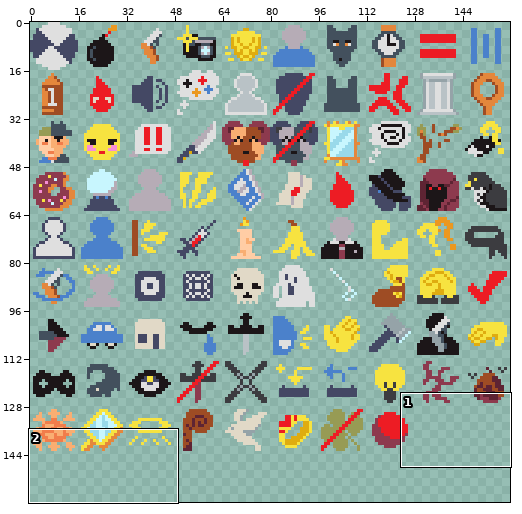
A sprite sheet gets an edit: react_main/public/images/modifiers.png. Above: a wide view before the commit, with the close-up outlined.
Close-up. As it was:
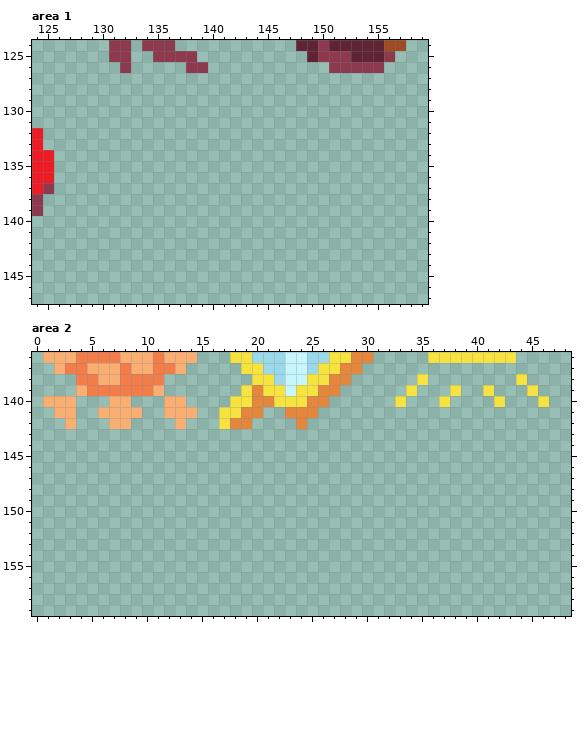
The file is 160x160 pixels. Colours within 5 levels of each other are drawn and written as one. Shown: area 1: x 124..159, y 124..147; area 2: x 0..48, y 136..159.
New version:
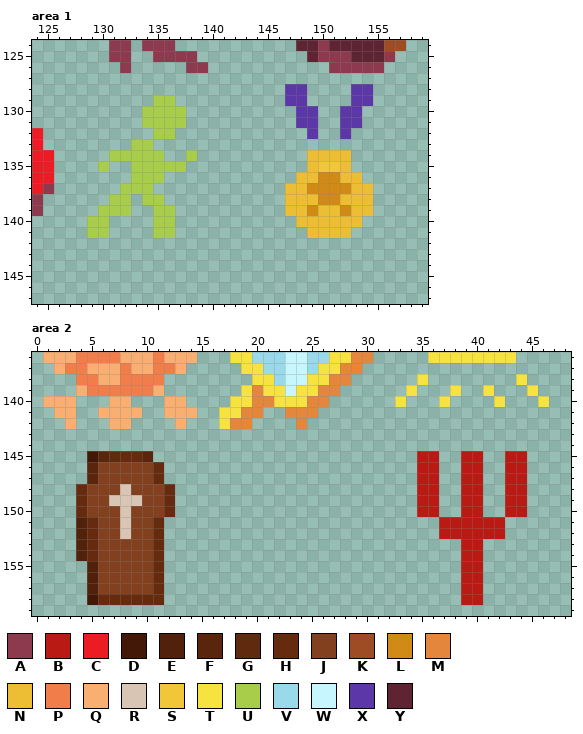
Palette (. is transparent): A #8d3a4e  B #b91b14  C #ed1c24  D #431807  E #52210b  F #5a250d  G #602a0f  H #662b0f  J #82401f  K #9e4c24  L #d18a15  M #e4873c  N #edbe34  P #f17d4b  Q #f9ae72  R #d9c5b4  S #f2c639  T #f7e340  U #a8cd4a  V #99d9ea  W #c8f6fe  X #5c37a7  Y #5e2433
Change:
Area 1:
There is now colour L in row 136 at x 150 to 151; in row 137 at x 149 to 152; in row 138 at x 150 to 151; in row 139 at x 149 and 152.
There is now colour N in row 134 at x 149 to 152; in row 135 at x 149 and 152; in row 136 at x 148 to 149 and 152 to 153; in row 137 at x 147 to 148 and 153 to 154; in row 138 at x 147 to 149 and 152 to 154; in row 139 at x 147 to 148, 150 to 151 and 153 to 154.
There is now colour N in row 140 at x 148 to 153; in row 141 at x 149 to 152.
There is now colour S in row 135 at x 150 to 151.
There is now colour U in row 129 at x 135 to 136; in rows 130 to 131 at x 134 to 137; in row 132 at x 135 to 136; in row 133 at x 133 to 134; in row 134 at x 131 to 135 and 138; in row 135 at x 130 and 133 to 137.
There is now colour U in row 136 at x 133 to 135; in row 137 at x 132 to 134; in row 138 at x 131 to 132 and 134 to 135; in row 139 at x 130 to 132 and 135 to 136; in rows 140 to 141 at x 129 to 130 and 135 to 136.
There is now colour X in rows 128 to 129 at x 147 to 148 and 153 to 154; in rows 130 to 131 at x 148 to 149 and 152 to 153; in row 132 at x 149 and 152.
Area 2:
There is now colour B in rows 145 to 150 at x 35 to 36, 39 to 40 and 43 to 44; in rows 151 to 152 at x 37 to 42; in rows 153 to 158 at x 39 to 40.
There is now colour D in row 145 at x 5; in row 158 at x 5.
There is now colour E in rows 151 to 154 at x 4; in rows 155 to 157 at x 5.
There is now colour F in row 145 at x 6 and 10; in rows 146 to 147 at x 5.
There is now colour G in row 145 at x 7.
There is now colour H in row 145 at x 8 to 9; in rows 146 to 147 at x 11; in rows 148 to 150 at x 4 and 12; in rows 151 to 154 at x 5 and 11; in rows 155 to 157 at x 11; in row 158 at x 6 to 11.
There is now colour J in rows 146 to 147 at x 6 to 10; in row 148 at x 5 to 7 and 9 to 11; in row 149 at x 5 to 6 and 10 to 11; in row 150 at x 5 to 7 and 9 to 11; in rows 151 to 152 at x 6 to 7 and 9 to 10; in rows 153 to 157 at x 6 to 10.
There is now colour R in row 148 at x 8; in row 149 at x 7 to 9; in rows 150 to 152 at x 8.
